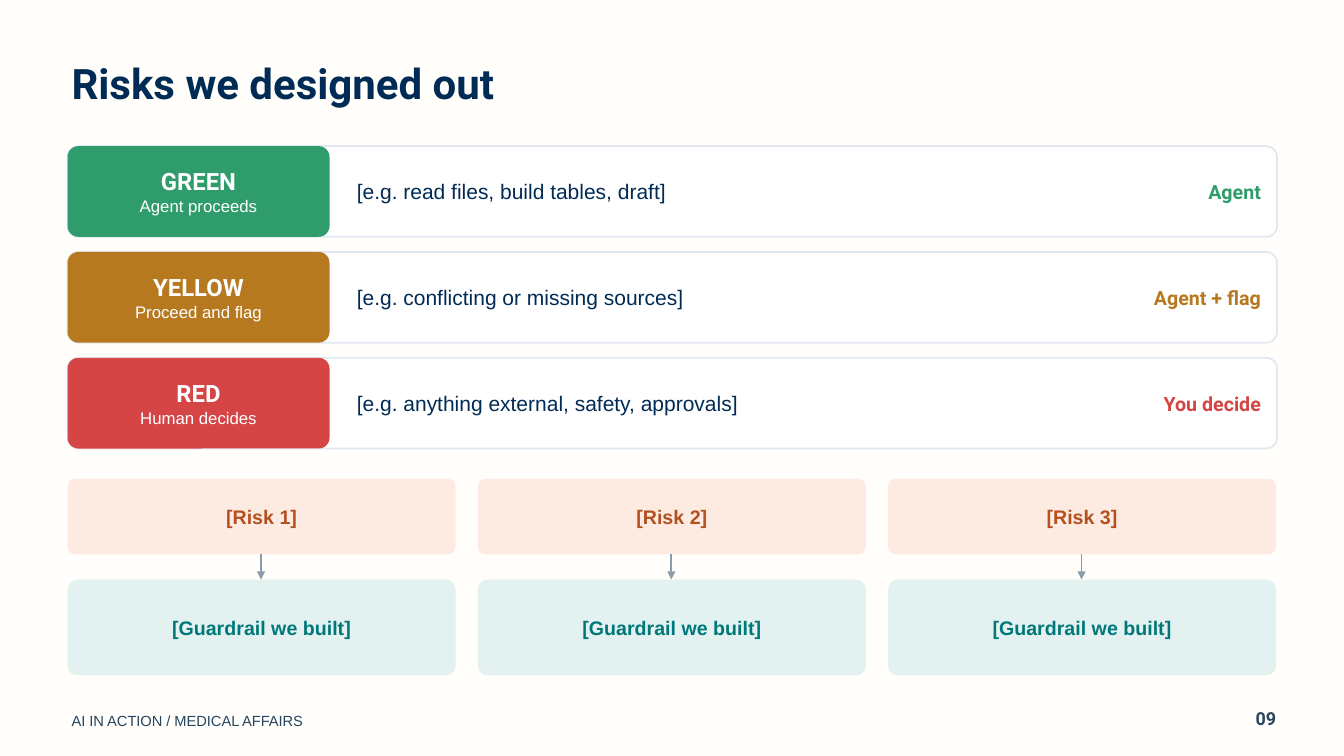
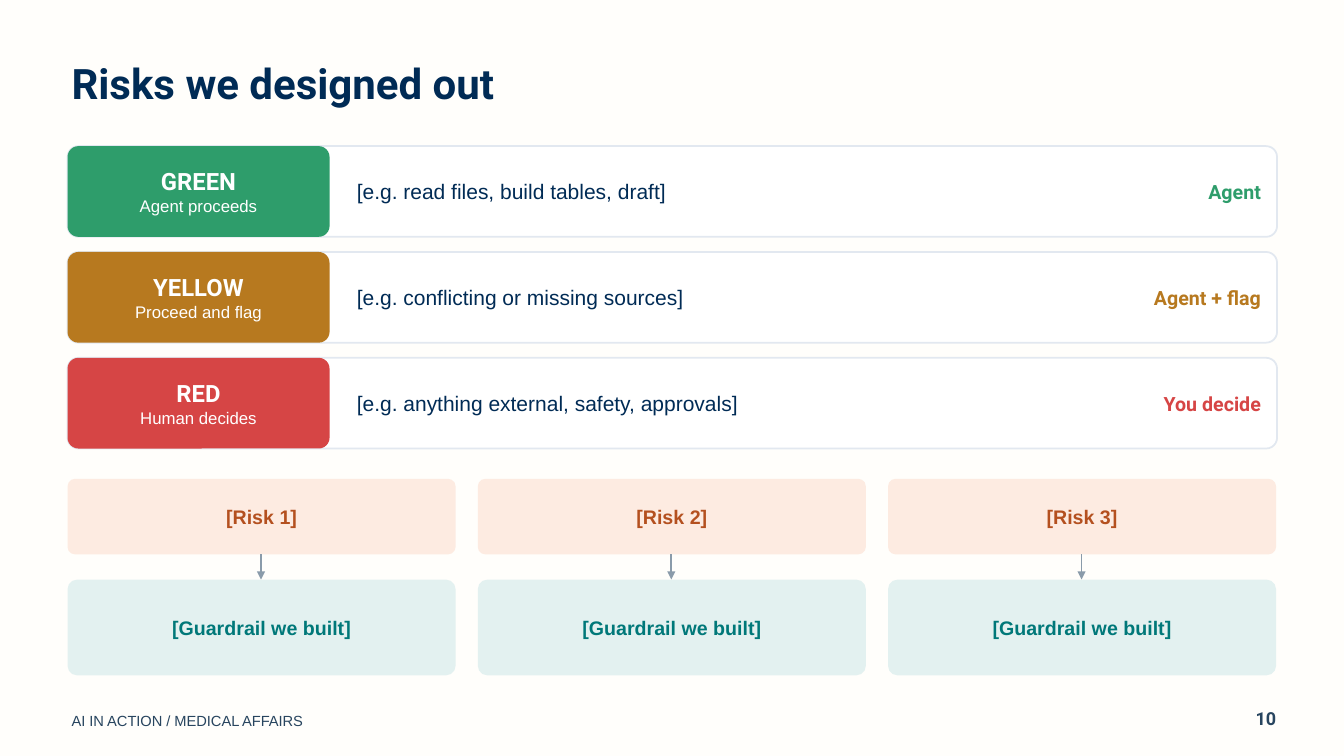
Before and after one commit to Open-Medical-Affairs/AI-in-Action-Website, a slide deck: slide 10 of hackathon/files/template/AI-in-Action-Final-Presentation-Template.pptx (slide 9 before the commit). Drawn at 1344x756 pixels with LibreOffice and Linux fonts; fonts in the diff are those of the drawing. Boxes give left, top, right and bottom in pixels: in the first picture for what was removed or moved away, otherwise in the second. Text is boxed around its words. In the diff, an @@ line names an element or a change of style, - is before the commit and + after.

```diff
--- a/hackathon/files/template/AI-in-Action-Final-Presentation-Template.pptx
+++ b/hackathon/files/template/AI-in-Action-Final-Presentation-Template.pptx
@@ text at box(1256, 712, 1276, 725): text changed @@
-09
+10
```
Also in this commit, not shown: 6 other slides changed, 1 slide added, 32 other files.
